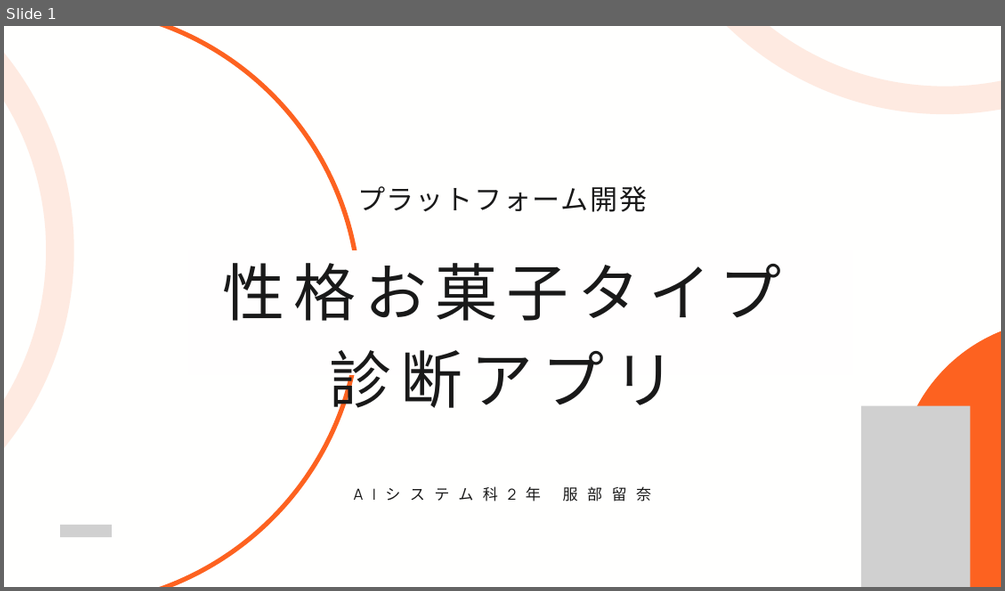
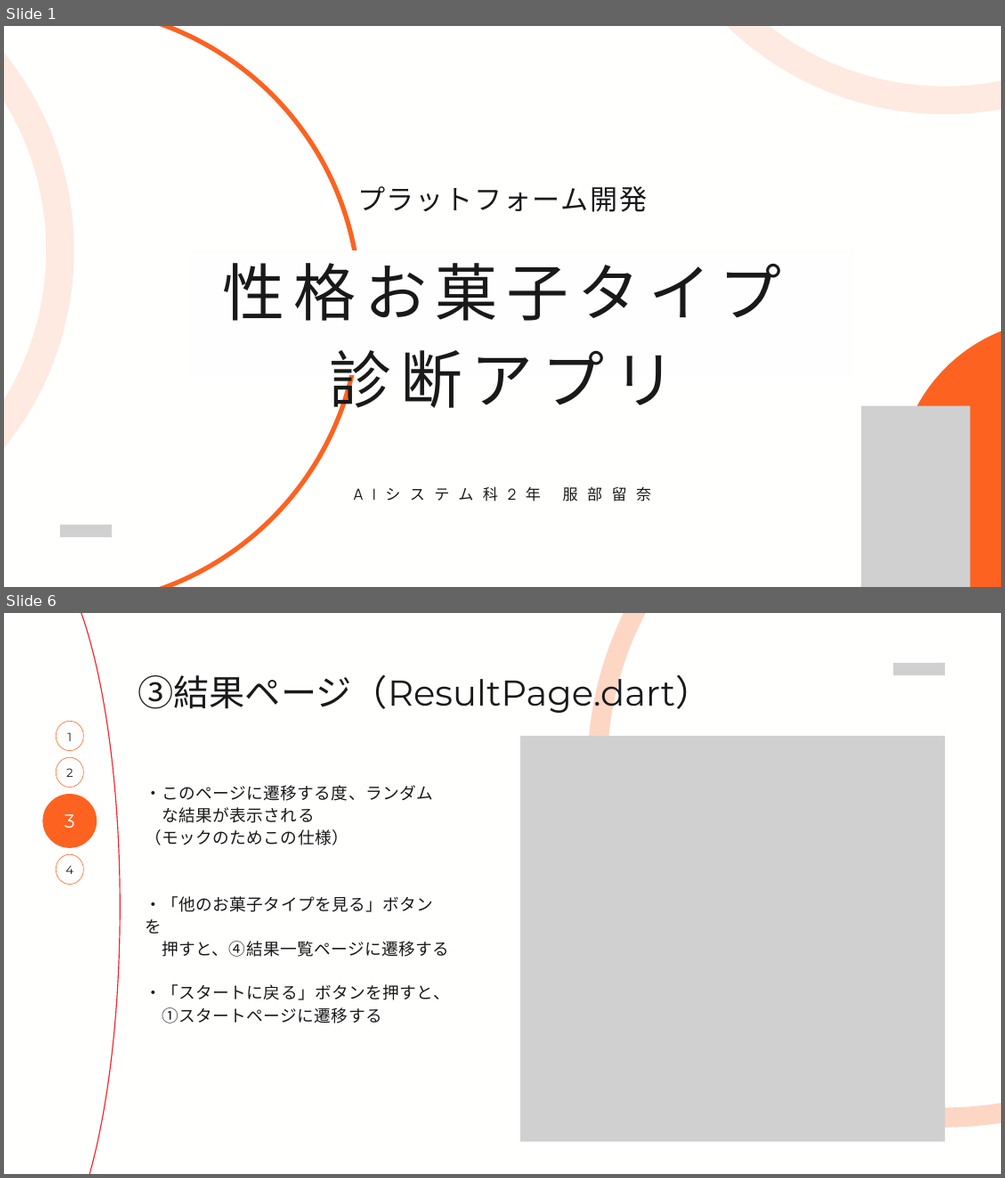
Before and after one commit to runam00/flutterMock, a slide deck: プレゼン資料.pptx. Shown one above the other, each under a label of ours: slide 1 before the commit, slides 1 and 6 after it; the slides between them are not shown. The pictures are 1005x591 and 1005x1178 pixels, drawn with LibreOffice and Linux fonts; fonts in the diff are those of the drawing; grey boxes stand for pictures. Boxes give left, top, right and bottom in pixels: in the first picture for what was removed or moved away, otherwise in the second. Text is boxed around its words. In the diff, an @@ line names an element or a change of style, - is before the commit and + after.

Commit message:
プレゼン資料にページを追加

```diff
--- a/プレゼン資料.pptx
+++ b/プレゼン資料.pptx
@@ slide 6 added at [4, 613, 1001, 1174], background #FFFFFE @@
@@ freeform shape added at [4, 613, 120, 1174], outline #F9232C 1.5 pt @@
@@ freeform shape added at [597, 613, 1001, 1118], outline #FD6220 28.5 pt @@
@@ picture added at [893, 663, 945, 676] @@
@@ text added at [138, 669, 711, 715], 51.7 pt, text #191919 @@
+③結果ページ（ResultPage.dart）
@@ freeform shape added at [56, 722, 84, 751], fill #FFFEFE, outline #FD6220 0.75 pt @@
@@ text added at [67, 732, 72, 741], 17 pt, text #191919 @@
+1
@@ picture added at [520, 736, 945, 1142] @@
@@ freeform shape added at [56, 757, 84, 787], fill #FFFEFE, outline #FD6220 0.75 pt @@
@@ text added at [66, 768, 73, 777], 17 pt, text #191919 @@
+2
@@ freeform shape added at [43, 794, 97, 848], fill #FD6220 @@
@@ text added at [145, 785, 433, 845], 24 pt, text #191919 @@
+・このページに遷移する度、ランダム
+な結果が表示される
+（モックのためこの仕様）
@@ text added at [65, 814, 75, 827], 27 pt, text #FFFEFE @@
+3
@@ freeform shape added at [56, 854, 84, 884], fill #FFFEFE, outline #FD6220 0.75 pt @@
@@ text added at [65, 866, 73, 874], 17 pt, text #191919 @@
+4
@@ text added at [145, 896, 449, 957], 24 pt, text #191919 @@
+・「他のお菓子タイプを見る」ボタンを
+押すと、④結果一覧ページに遷移する
@@ text added at [145, 984, 450, 1023], 24 pt, text #191919 @@
+・「スタートに戻る」ボタンを押すと、
+①スタートページに遷移する
```
Also in this commit, not shown: 3 slides changed, 2 other slides added.
